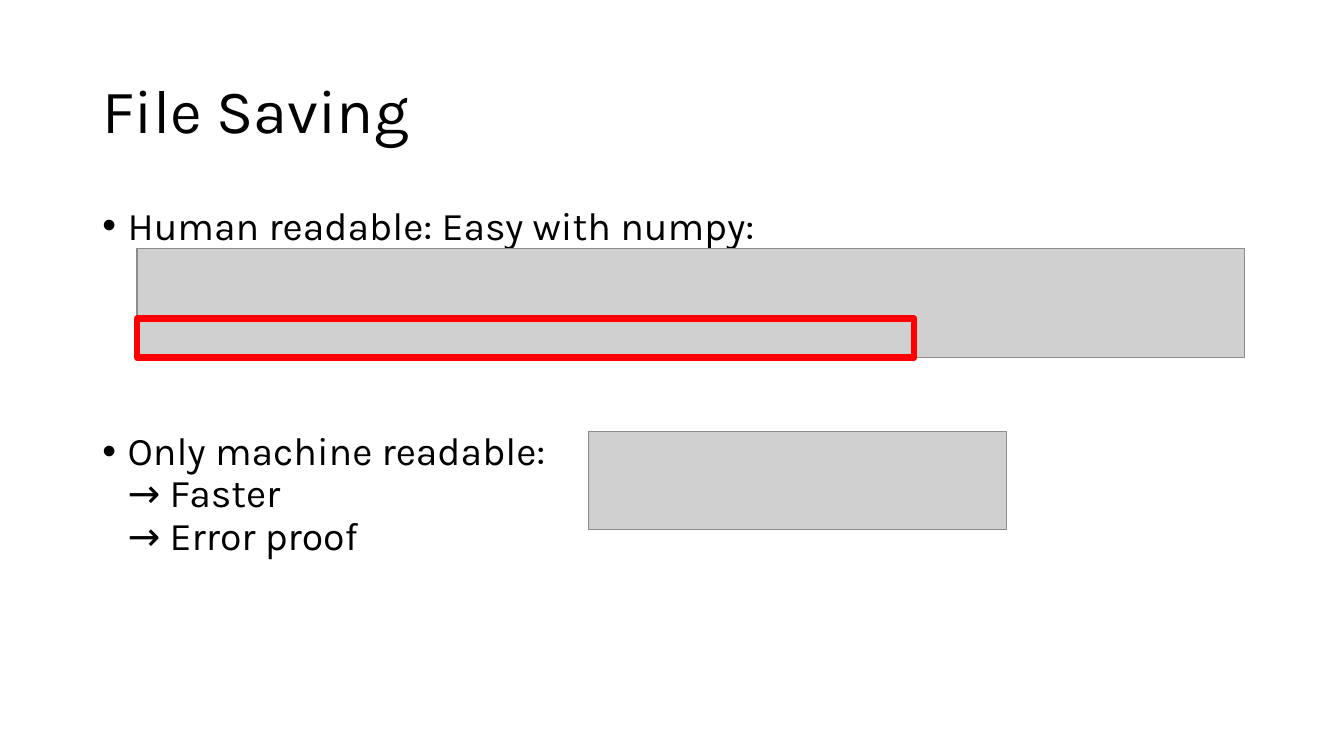
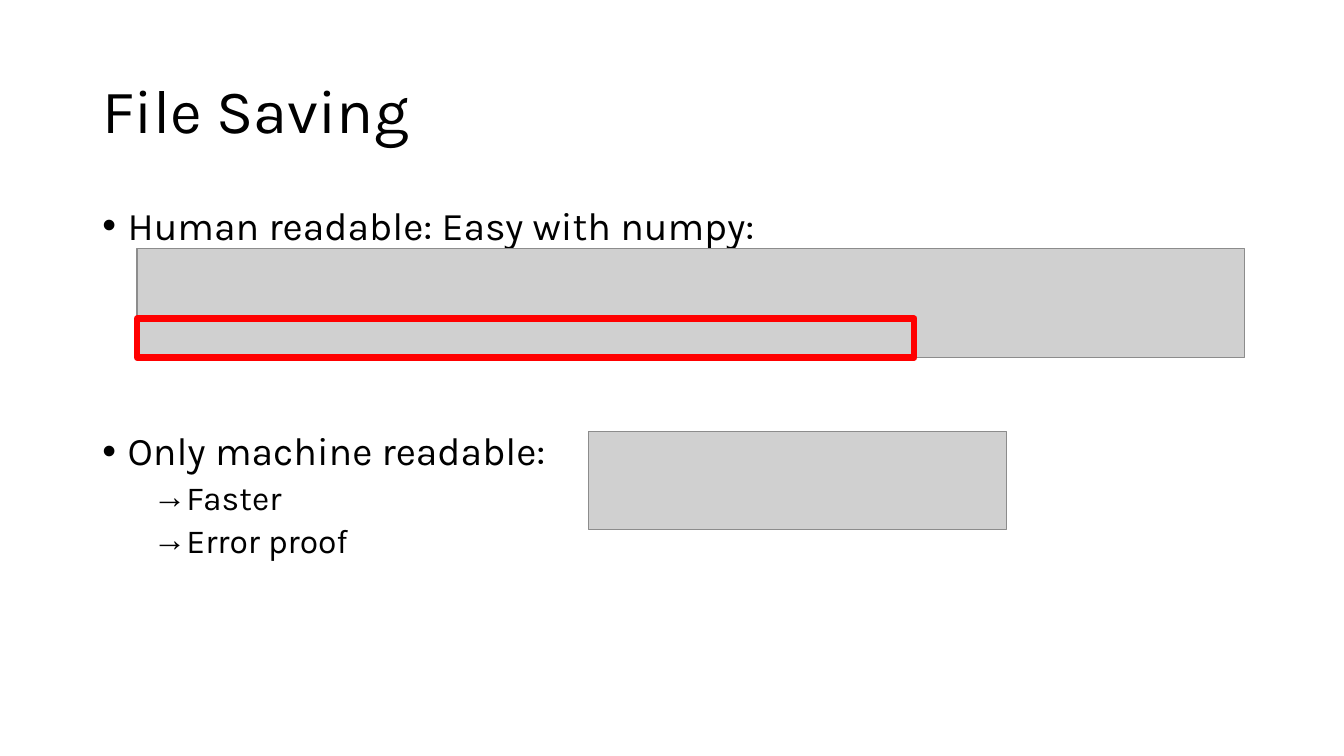
Before and after one commit to jonathanbollig/pycophy, a slide deck: slide 6 of Lecture Resources/Lecture Powerpoints/Chunk 11 - Reading and Writing Data.pptx. Drawn at 1344x756 pixels with LibreOffice and Linux fonts; fonts in the diff are those of the drawing; grey boxes stand for pictures. Boxes give left, top, right and bottom in pixels: in the first picture for what was removed or moved away, otherwise in the second. Text is boxed around its words. In the diff, an @@ line names an element or a change of style, - is before the commit and + after.

```diff
--- a/Lecture Resources/Lecture Powerpoints/Chunk 11 - Reading and Writing Data.pptx
+++ b/Lecture Resources/Lecture Powerpoints/Chunk 11 - Reading and Writing Data.pptx
@@ text at [128, 438, 546, 561]: text changed @@
-• Only machine readable:
-  → Faster
-  → Error proof
+• Only machine readable:
+  → Faster
+  → Error proof
```
Also in this commit, not shown: 6 other slides changed.
